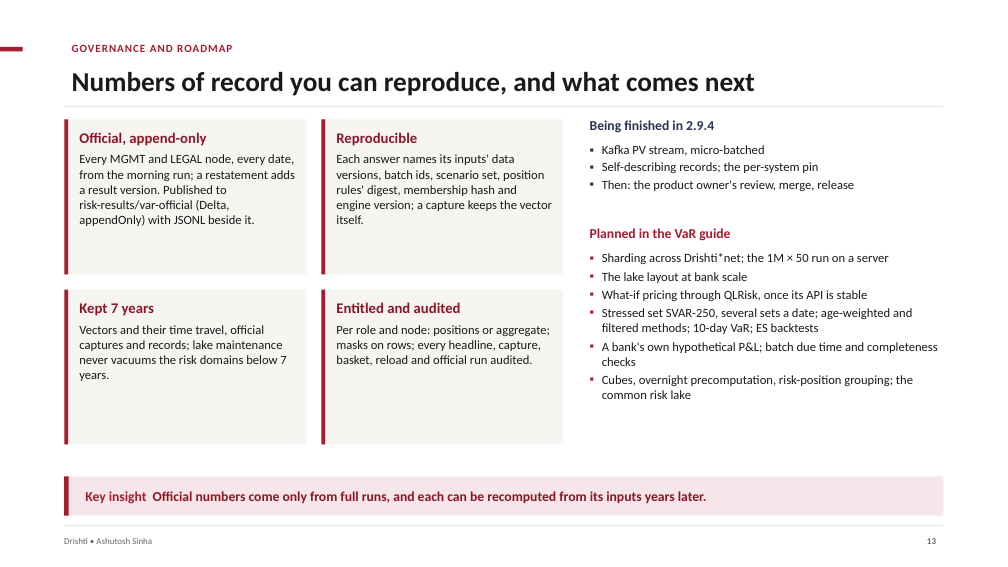
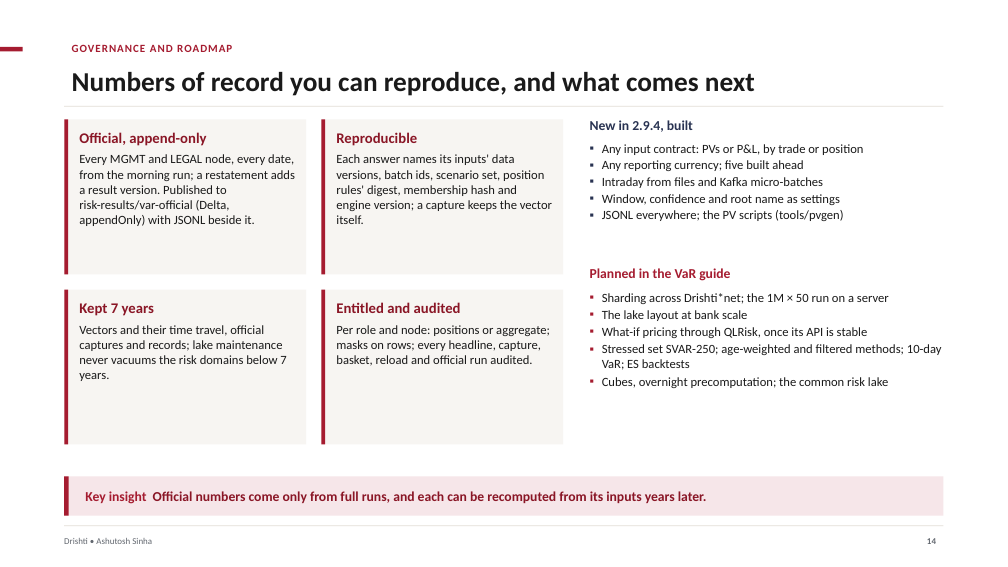
Before and after one commit to ajsinha/drishti, a slide deck: slide 14 of docs/publications/Drishti-VaR-Engine.pptx (slide 13 before the commit). Drawn at 1008x567 pixels with LibreOffice and Linux fonts; fonts in the diff are those of the drawing. Boxes give left, top, right and bottom in pixels: in the first picture for what was removed or moved away, otherwise in the second. Text is boxed around its words. In the diff, an @@ line names an element or a change of style, - is before the commit and + after.

Commit message:
The VaR engine deck for 2.9.4 as released (15 slides): every 2.9.4 capability built (Kafka micro-batches, position grain, the canonical record, the per-system pin), a slide of the settings (scenario window, confidence, currencies, names, inputs); only scaling out across a cluster of Drishti servers stays designed

```diff
--- a/docs/publications/Drishti-VaR-Engine.pptx
+++ b/docs/publications/Drishti-VaR-Engine.pptx
@@ text at [590, 120, 693, 132]: text changed @@
-Being finished in 2.9.4
+New in 2.9.4, built
@@ text at [602, 144, 863, 221]: text changed @@
-▪ Kafka PV stream, micro-batched
-▪ Self-describing records; the per-system pin
-▪ Then: the product owner's review, merge, release
+▪ Any input contract: PVs or P&L, by trade or position
+▪ Any reporting currency; five built ahead
+▪ Intraday from files and Kafka micro-batches
+▪ Window, confidence and root name as settings
+▪ JSONL everywhere; the PV scripts (tools/pvgen)
@@ text "Planned in the VaR guide": place and size @@
-text "Planned in the VaR guide" at [590, 228, 730, 241]
+text "Planned in the VaR guide" at [590, 268, 730, 281]
@@ text "Sharding across Drishti*net; the 1M ...": place and size @@
-text "Sharding across Drishti*net; the 1M ..." at [602, 253, 938, 399]
+text "Sharding across Drishti*net; the 1M ..." at [602, 293, 942, 388]
@@ text at [602, 293, 889, 338]: less space between paragraphs @@
@@ text at [602, 344, 942, 388]: text changed @@
-▪ Stressed set SVAR-250, several sets a date; age-weighted and filtered methods; 10-day VaR; ES backtests
-▪ A bank's own hypothetical P&L; batch due time and completeness checks
-▪ Cubes, overnight precomputation, risk-position grouping; the common risk lake
+▪ Stressed set SVAR-250; age-weighted and filtered methods; 10-day VaR; ES backtests
+▪ Cubes, overnight precomputation; the common risk lake
```
Also in this commit, not shown: 10 other slides changed, 1 slide added, 1 other file.
